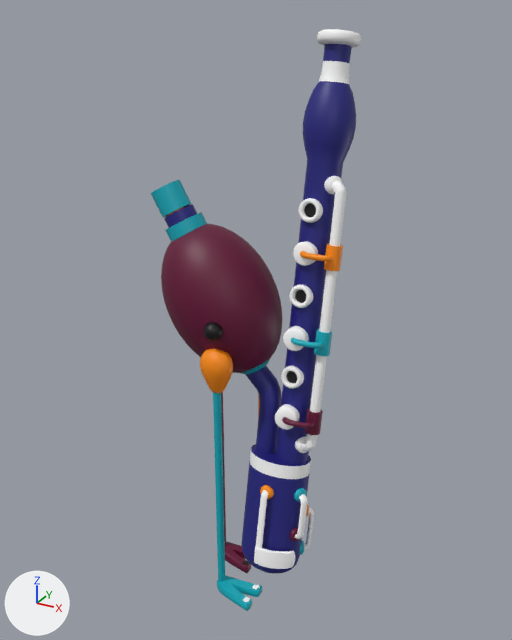
What one commit did to the FBX model Assets/Models/Instrumonsters/Piper/piper@staccato.fbx.
Before and after are seen from a 50 mm lens placed at (0.0814, -0.1556, 0.1645), pointed at (-0.0067, 0.0047, 0.0844). The lights are fixed; the arrows at lower left show +X, +Y and +Z. Where no turn or scale is listed for an object, it has been applied to the vertices.

The older version as bpy lines, for what is in view:
```python
me_mesh_006 = bpy.data.meshes.new('Mesh.006')
me_mesh_006.from_pydata(...)  # 1290 vertices, 1380 faces; spans x -3.22..0.25, y 7.01..11.61, z -1.64..1.64
# faces by material slot: [320, 60, 600, 400]
me_mesh_006.materials.append(mat_bleuc)  # cyan #00acbc
me_mesh_006.materials.append(mat_bleuf2)  # blue #21207e
me_mesh_006.materials.append(mat_noir)  # black #000000
me_mesh_006.materials.append(mat_mauve)  # dark red #630033
me_mesh_012 = bpy.data.meshes.new('Mesh.012')
me_mesh_012.from_pydata(...)  # 142 vertices, 160 faces; spans x -0.0129..0.0043, y -0.0064..0.0051, z -0.0177..0.012
me_mesh_012.materials.append(mat_bleuf2)  # blue #21207e
me_mesh_013 = bpy.data.meshes.new('Mesh.013')
me_mesh_013.from_pydata(...)  # 382 vertices, 400 faces; spans x -0.0044..0.0089, y -0.0163..0.0147, z -0.0622..0.0597
# faces by material slot: [360, 40]
me_mesh_013.materials.append(mat_bleuf2)  # blue #21207e
me_mesh_013.materials.append(mat_blanc)  # white #ffffff
ob_bassonts = bpy.data.objects.new('BassonTS', me_mesh_012)
ob_bassonts.location = (0.0006, -0.0013, 0.0654)
ob_bassontxxl = bpy.data.objects.new('BassonTXXL', me_mesh_013)
ob_bassontxxl.location = (0.0074, 0.0052, 0.0988)
ob_head = bpy.data.objects.new('HEAD', me_mesh_006)
ob_head.location = (0.0, 0.0, 0.0)
ob_head.rotation_euler = (1.571, 0.0, 0.0)  # degrees (90, 0, 0)
ob_head.scale = (0.01, 0.01, 0.01)
# also in view: 'Hanche' at (-0.009, -0.013, 0.0423); 'Pied.002' at (-0.0038, -0.0129, 0.0019); 'BassonJoint' at (0.0073, -0.0084, 0.0322); 'EmboutTete' at (-0.0305, 0.0, 0.1171); 'Branche' at (0.0153, 0.0005, 0.0898)
```
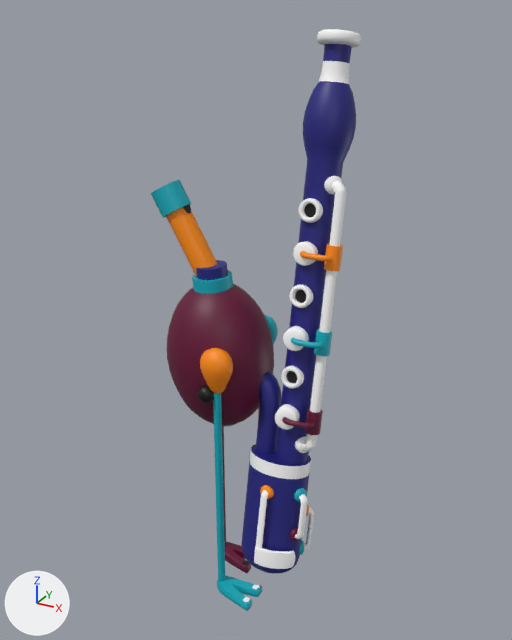
What differs and where, as boxes [x1, y1, x2, y2] in the pictures (512 x 640 px; the box of a moved part takes in the faces that stretch with it):
'HEAD', reshaped, moved, turned
    before: [161, 204, 283, 374]
    after: [167, 260, 274, 427]
part 1 of me_mesh_006, moved or reshaped
    before: [161, 224, 283, 373]
    after: [167, 284, 274, 425]
part 2 of me_mesh_006, moved or reshaped (not visible before)
    after: [197, 386, 214, 403]
part 3 of me_mesh_006, moved or reshaped
    before: [165, 212, 270, 374]
    after: [192, 270, 237, 427]
part 4 of me_mesh_006, moved or reshaped
    before: [164, 204, 197, 228]
    after: [196, 260, 228, 280]
part 5 of me_mesh_006, moved or reshaped (not visible afterwards)
    before: [203, 322, 223, 341]
'BassonJoint', unchanged, covered by the edit
    before: [241, 444, 314, 573]
'polySurface1', unchanged, uncovered by the edit
    after: [241, 444, 311, 573]
'PartieLongue', unchanged, uncovered by the edit
    before: [166, 207, 184, 217]
    after: [166, 207, 217, 277]

The change, as a diff of the scene's bpy script:
```diff
--- a/Assets/Models/Instrumonsters/Piper/piper@staccato.fbx.py
+++ b/Assets/Models/Instrumonsters/Piper/piper@staccato.fbx.py
@@ mat_piper_uvmap_bleuc @@
+mat_piper_uvmap_bleuc = principled_material('Piper_UVMap:bleuC')
+mat_piper_uvmap_bleuc.base_color = (0.0, 0.41, 0.5)  # cyan #00acbc
@@ mat_piper_uvmap_noir @@
+mat_piper_uvmap_noir = principled_material('Piper_UVMap:noir')
+mat_piper_uvmap_noir.base_color = (0.0, 0.0, 0.0)  # black #000000
@@ mat_piper_uvmap_mauve @@
+mat_piper_uvmap_mauve = principled_material('Piper_UVMap:Mauve')
+mat_piper_uvmap_mauve.base_color = (0.125, 0.0, 0.0326)  # dark red #630033
@@ mat_piper_uvmap_bleuf2 @@
+mat_piper_uvmap_bleuf2 = principled_material('Piper_UVMap:BleuF2')
+mat_piper_uvmap_bleuf2.base_color = (0.0155, 0.0148, 0.208)  # blue #21207e
@@ me_mesh_006 @@
 me_mesh_006.from_pydata(...)  # 1290 vertices, 1380 faces; spans x -3.22..0.25, y 7.01..11.61, z -1.64..1.64
 # used by ob_head; location = (0.0, 0.0, 0.0); rotation_euler = (1.571, 0.0, 0.0), in degrees (90, 0, 0); scale = (0.01, 0.01, 0.01)
-me_mesh_006.materials.append(mat_bleuc)  # cyan #00acbc
-me_mesh_006.materials.append(mat_bleuf2)  # blue #21207e
-me_mesh_006.materials.append(mat_noir)  # black #000000
-me_mesh_006.materials.append(mat_mauve)  # dark red #630033
+# me_mesh_006 part 1: the loose piece of 382 vertices spanning x -3.22..0.25, y 7.04..11.12, z -1.47..1.47 is moved by (0.0, 0.0, -13.41), in mat_piper_uvmap_mauve (dark red #630033)
+# me_mesh_006 part 2: the loose piece of 282 vertices spanning x -1.17..-0.67, y 8.53..9.03, z -1.64..-1.14 is moved by (0.0, 0.0, -10.63), in mat_piper_uvmap_noir (black #000000)
+# me_mesh_006 part 3: the loose piece of 302 vertices spanning x -3.15..0.03, y 7.01..11.41, z -0.55..0.55 is moved by (0.0, 0.0, -13.41), in mat_piper_uvmap_bleuc (cyan #00acbc)
+# me_mesh_006 part 4: the loose piece of 42 vertices spanning x -3.2..-2.18, y 10.72..11.61, z -0.44..0.44 is moved by (0.0, 0.0, -13.41), in mat_piper_uvmap_bleuf2 (blue #21207e)
+# me_mesh_006 part 5: the loose piece of 282 vertices spanning x -1.17..-0.67, y 8.53..9.03, z 1.14..1.64 is moved by (0.0, 0.0, -16.19), in mat_piper_uvmap_noir (black #000000)
+me_mesh_006.materials.append(mat_piper_uvmap_mauve)  # dark red #630033
+me_mesh_006.materials.append(mat_piper_uvmap_noir)  # black #000000
+me_mesh_006.materials.append(mat_piper_uvmap_bleuc)  # cyan #00acbc
+me_mesh_006.materials.append(mat_piper_uvmap_bleuf2)  # blue #21207e
@@ ob_head @@
 ob_head = bpy.data.objects.new('HEAD', me_mesh_006)
-ob_head.location = (0.0, 0.0, 0.0)
-ob_head.rotation_euler = (1.571, 0.0, 0.0)  # degrees (90, 0, 0)
+ob_head.location = (-0.0402, -0.1341, -0.015)
+ob_head.rotation_euler = (1.571, 0.432, 0.0)  # degrees (90, 25, 0)
 ob_head.scale = (0.01, 0.01, 0.01)
```
